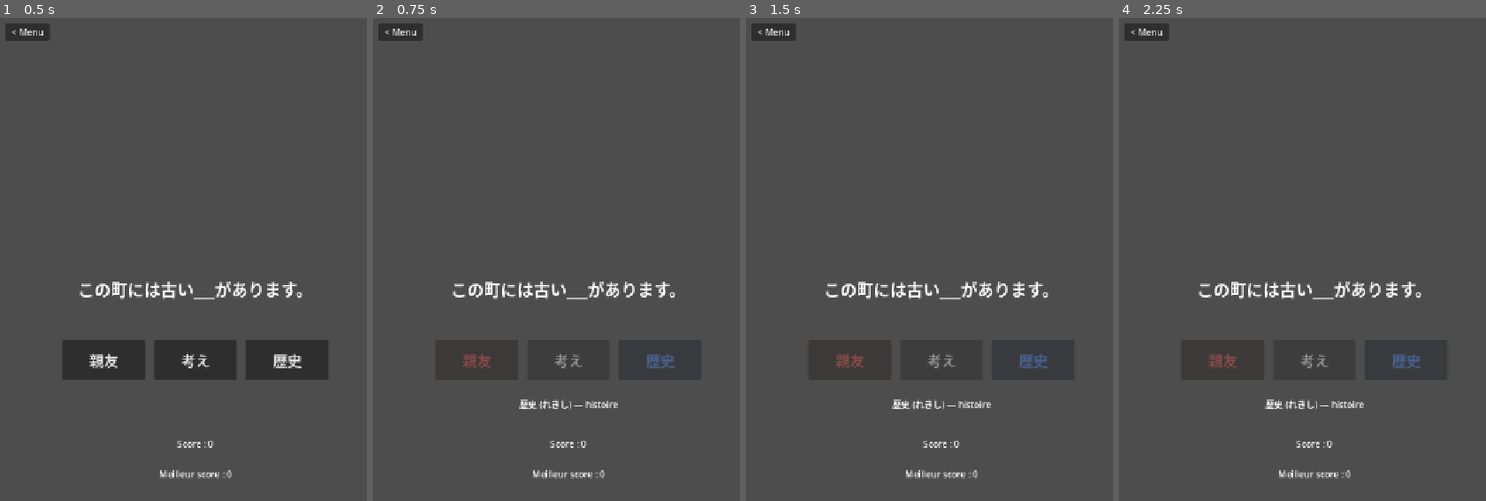
Above: before the commit, frames 1-4 (left to right).
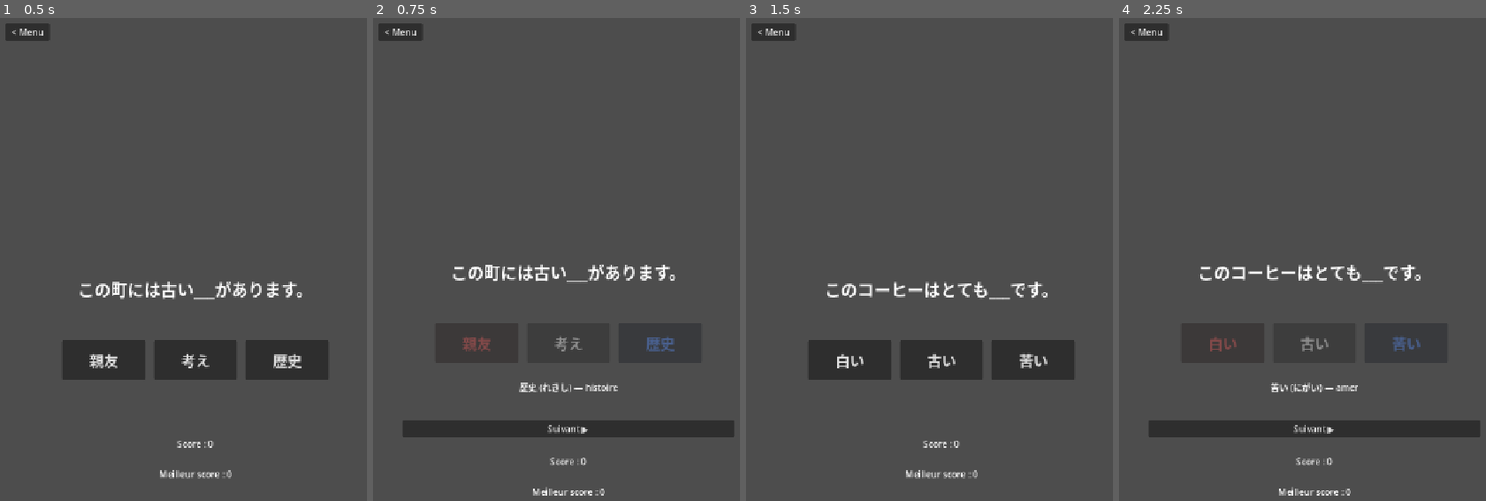
Above: after the commit, the same moments.

Repository: g-bourachot/Kotoba-Rush
Game: Godot game, scene res://scenes/Trou.tscn
Same seed, same stepped clock (60 frames per second), same inputs: the game is played once before the commit and once after it. This scene is started directly instead of the project's main scene.
Inputs (mouse positions are in pixels of both pictures, inside the frame that each line leads up to):
- Up to frame 1 (0.5 s): no input
- Up to frame 2 (0.75 s): click "親友" at 0.5 s
- Up to frame 3 (1.5 s): click (940, 428) at 1.25 s, where only the run after the commit has a clickable "Suivant ▶"
- Up to frame 4 (2.25 s): click (1221, 360) at 2 s, where only the run after the commit has a clickable "白い"

Frame 1 is identical in both runs. In frame 2, 6.6% of the frame differs, in the area x 8-99%, y 50-99%; in frame 3, 1.7%; in frame 4, 6.3%.

Commit message:
Replace timed pause with a Next button on Phrase à trous
Same change as Tri rapide: after answering, wait for a tap on
"Suivant" instead of auto-advancing after a fixed delay.

Co-Authored-By: Claude Sonnet 5 <noreply@anthropic.com>

Diff:
--- a/scenes/Trou.gd
+++ b/scenes/Trou.gd
@@ -16,7 +16,6 @@
 
 const GAME_ID := "trou"
 const SENTENCES_PATH := "res://data/sentences.json"
-const ROUND_END_DELAY := 2.2
 
 @onready var sentence_label: Label = $VBox/SentenceLabel
 @onready var choice_buttons: Array[Button] = [
@@ -25,6 +24,7 @@
 	$VBox/ChoicesRow/Choice3,
 ]
 @onready var feedback_label: Label = $VBox/FeedbackLabel
+@onready var next_button: Button = $VBox/NextButton
 @onready var score_label: Label = $VBox/ScoreLabel
 @onready var best_score_label: Label = $VBox/BestScoreLabel
 @onready var back_button: Button = $BackButton
@@ -43,6 +43,9 @@
 
 	for i in range(choice_buttons.size()):
 		choice_buttons[i].pressed.connect(_on_choice_pressed.bind(i))
+
+	next_button.pressed.connect(_on_next_pressed)
+	next_button.visible = false
 
 	best_score = Settings.get_best_score(GAME_ID)
 	best_score_label.text = "Meilleur score : %d" % best_score
@@ -77,6 +80,7 @@
 func _start_round() -> void:
 	round_active = false
 	feedback_label.text = ""
+	next_button.visible = false
 	for b in choice_buttons:
 		b.disabled = false
 		b.modulate = Color(1, 1, 1)
@@ -137,5 +141,8 @@
 		target_word.get("meaning", ""),
 	]
 
-	await get_tree().create_timer(ROUND_END_DELAY).timeout
+	next_button.visible = true
+
+
+func _on_next_pressed() -> void:
 	_start_round()
--- a/scenes/Trou.tscn
+++ b/scenes/Trou.tscn
@@ -70,6 +70,10 @@
 autowrap_mode = 3
 text = ""
 
+[node name="NextButton" type="Button" parent="VBox"]
+layout_mode = 2
+text = "Suivant ▶"
+
 [node name="ScoreLabel" type="Label" parent="VBox"]
 layout_mode = 2
 horizontal_alignment = 1
